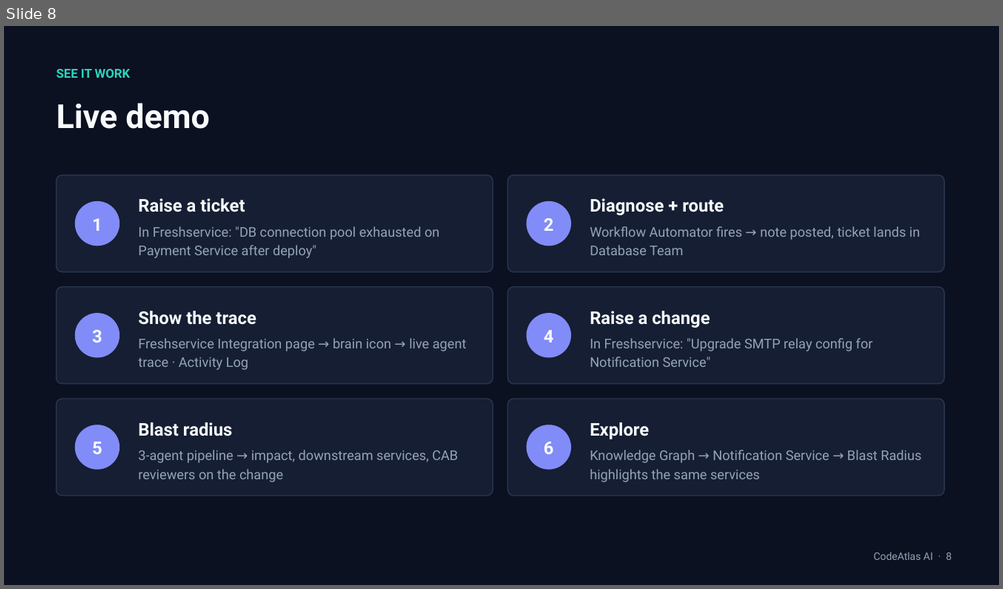
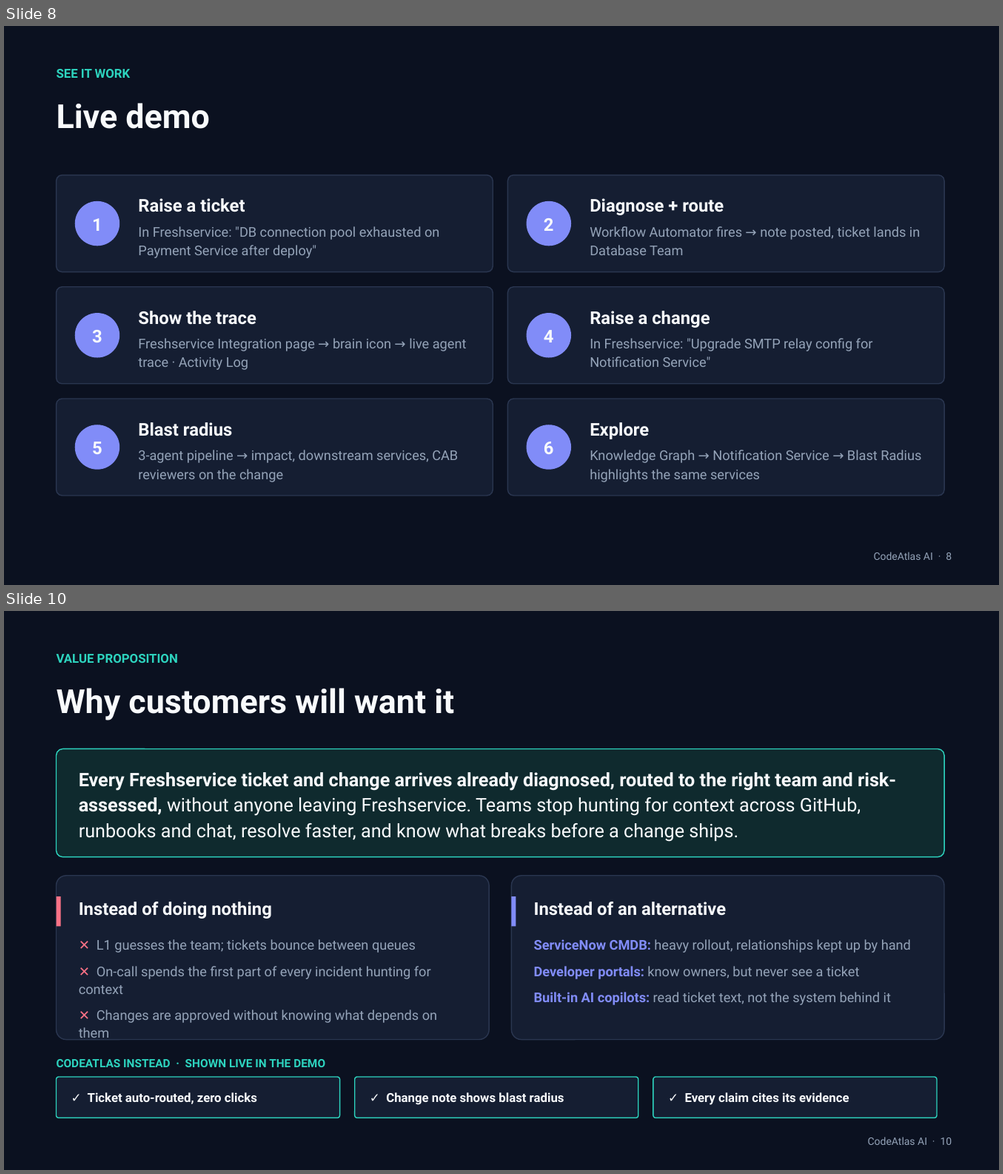
Before and after one commit to pavankumarh14/CodeAtlas-AI, a slide deck: docs/CodeAtlas-AI-Pitch-Deck.pptx. Shown one above the other, each under a label of ours: slide 8 before the commit, slides 8 and 10 after it; the slides between them are not shown. The pictures are 1003x589 and 1003x1174 pixels, drawn with LibreOffice and Linux fonts; fonts in the diff are those of the drawing. Boxes give left, top, right and bottom in pixels: in the first picture for what was removed or moved away, otherwise in the second. Text is boxed around its words. In the diff, an @@ line names an element or a change of style, - is before the commit and + after.

Commit message:
newSlides-updated

```diff
--- a/docs/CodeAtlas-AI-Pitch-Deck.pptx
+++ b/docs/CodeAtlas-AI-Pitch-Deck.pptx
@@ slide 10 added at [4, 611, 999, 1170], background #0B1120 @@
@@ text added at [57, 654, 178, 663], 12 pt, text #2DD4BF, bold @@
+VALUE PROPOSITION
@@ text added at [57, 688, 454, 721], 32 pt, text #F8FAFC, bold @@
+Why customers will want it
@@ rounded rectangle added at [57, 749, 944, 857], fill #0F2A2E, outline #2DD4BF 1 pt @@
@@ text added at [79, 772, 896, 842], 18 pt, text #F8FAFC @@
+Every Freshservice ticket and change arrives already diagnosed, routed to the right team and risk-assessed, without anyone leaving Freshservice. Teams stop hunting for context across GitHub, runbooks and chat, resolve faster, and know what breaks before a change ships.
@@ rounded rectangle added at [57, 876, 489, 1040], fill #151E32, outline #2A3650 1 pt @@
@@ rounded rectangle added at [512, 876, 944, 1040], fill #151E32, outline #2A3650 1 pt @@
@@ rectangle added at [57, 897, 61, 926], fill #FB7185 @@
@@ rectangle added at [512, 897, 516, 926], fill #818CF8 @@
@@ text added at [79, 902, 271, 919], 17 pt, text #F8FAFC, bold @@
+Instead of doing nothing
@@ text added at [534, 902, 726, 916], 17 pt, text #F8FAFC, bold @@
+Instead of an alternative
@@ text added at [79, 940, 437, 1038], 13 pt, text #94A3B8 @@
+✕ L1 guesses the team; tickets bounce between queues
+✕ On-call spends the first part of every incident hunting for context
+✕ Changes are approved without knowing what depends on them
@@ text added at [534, 940, 910, 1005], 13 pt, text #94A3B8 @@
+ServiceNow CMDB: heavy rollout, relationships kept up by hand
+Developer portals: know owners, but never see a ticket
+Built-in AI copilots: read ticket text, not the system behind it
@@ text added at [57, 1059, 325, 1068], 11 pt, text #2DD4BF, bold @@
+CODEATLAS INSTEAD · SHOWN LIVE IN THE DEMO
@@ rounded rectangle added at [57, 1077, 340, 1119], fill #151E32, outline #2DD4BF 1 pt @@
@@ text added at [88, 1093, 257, 1105], 12 pt, text #F8FAFC, bold @@
+✓ Ticket auto-routed, zero clicks
@@ rounded rectangle added at [355, 1077, 638, 1119], fill #151E32, outline #2DD4BF 1 pt @@
@@ text added at [386, 1093, 564, 1105], 12 pt, text #F8FAFC, bold @@
+✓ Change note shows blast radius
@@ rounded rectangle added at [653, 1077, 936, 1119], fill #151E32, outline #2DD4BF 1 pt @@
@@ text added at [685, 1093, 849, 1105], 12 pt, text #F8FAFC, bold @@
+✓ Every claim cites its evidence
@@ text added at [868, 1137, 952, 1145], 10 pt, text #94A3B8 @@
+CodeAtlas AI · 10
```
Also in this commit, not shown: 5 slides changed, 1 other file.
